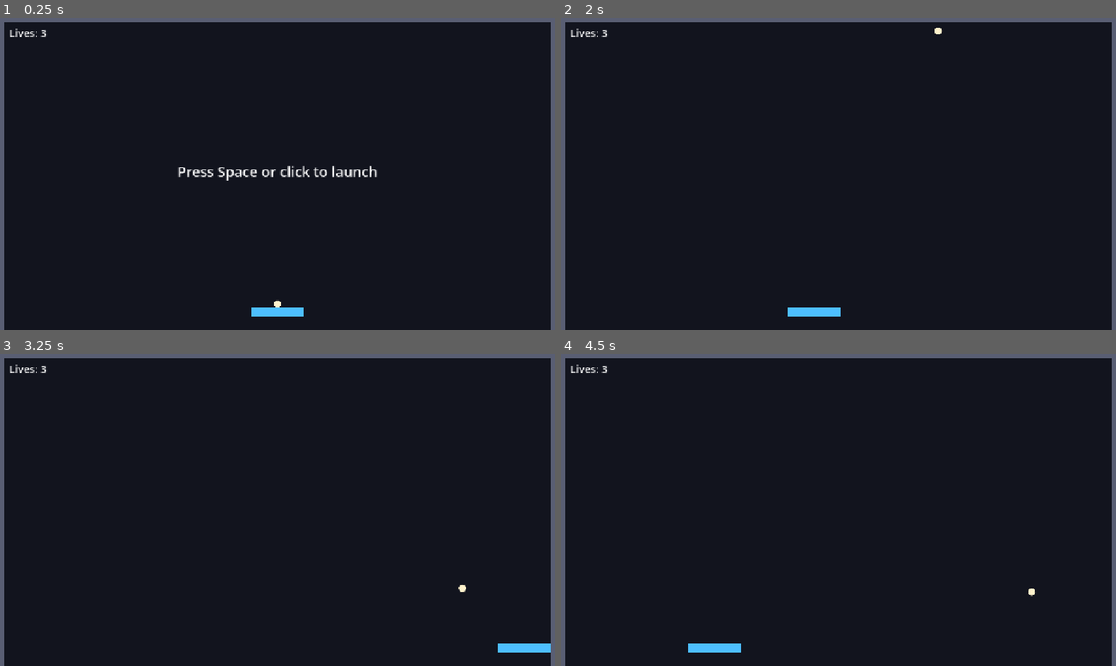
Above: before the commit, frames 1-4 (two rows, left to right).
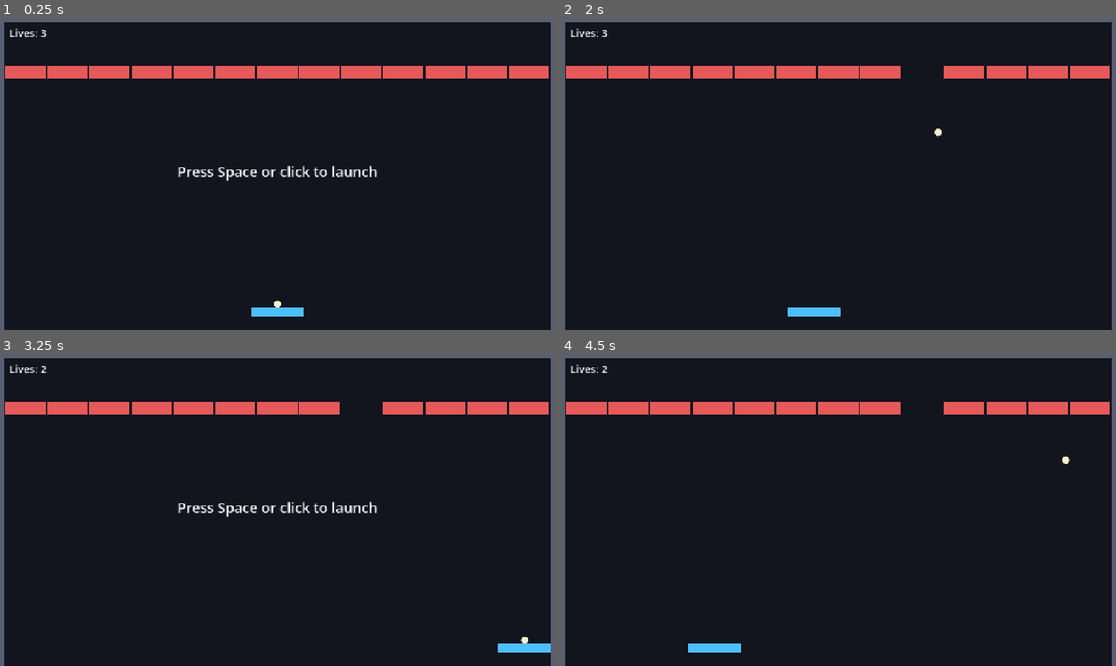
Above: after the commit, the same moments.

Repository: pero-grubac/brick-breaker
Game: Godot game, scene res://scenes/game/game.tscn
Same seed, same stepped clock (60 frames per second), same inputs: the game is played once before the commit and once after it.
Inputs (mouse positions are in pixels of both pictures, inside the frame that each line leads up to):
- Up to frame 1 (0.25 s): no input
- Up to frame 2 (2 s): tap Space (launch) at 0.5, 1.35 s; move the mouse to (960, 155) at 0.52 s; hold Right (move_right) 0.53-1.28 s; hold Space (launch) 0.53-1.28 s; move the mouse to (727, 186) at 1.27 s; hold Left (move_left) from 1.28 s (still down)
- Up to frame 3 (3.25 s): move the mouse to (333, 438) at 2.02 s; release Left (move_left) at 2.03 s; hold Space (launch) 2.03-2.78 s; hold Right (move_right) from 2.03 s (still down); move the mouse to (249, 572) at 2.77 s; tap Space (launch) at 2.85 s
- Up to frame 4 (4.5 s): tap Space (launch) at 3.5, 4.35 s; move the mouse to (1010, 553) at 3.52 s; release Right (move_right) at 3.53 s; hold Space (launch) 3.53-4.28 s; hold Left (move_left) from 3.53 s (still down); move the mouse to (666, 460) at 4.27 s

The runs differ from the first frame. In frame 1, 3.8% of the frame differs, in the area x 0-99%, y 15-20%; in frame 2, 3.6%; in frame 3, 4.1%, in the area x 0-99%, y 4-93%; in frame 4, 3.6%.

Commit message:
feat: bricks and level clear
Game places one row of bricks from code; breaking all of them clears
the level.

Diff:
--- a/autoload/event_bus.gd
+++ b/autoload/event_bus.gd
@@ -7,7 +7,7 @@
 ## silenced for each one.
 
 @warning_ignore("unused_signal")
-signal brick_destroyed(brick: Node2D)
+signal brick_destroyed(brick: Brick)
 
 @warning_ignore("unused_signal")
 signal ball_lost
--- /dev/null
+++ b/scenes/game/brick.gd
@@ -0,0 +1,43 @@
+class_name Brick
+extends StaticBody2D
+
+## A brick the ball can break. Announces its destruction on the EventBus and disappears.
+## Brick types (BrickType resources) replace the exported values in phase 2.
+
+@export var hp: int = 1
+@export var size: Vector2 = Vector2(90.0, 28.0):
+	set(value):
+		size = value
+		if is_node_ready():
+			_apply_size()
+@export var color: Color = Color(0.9, 0.4, 0.4)
+
+var _destroyed: bool = false
+
+@onready var _visual: ColorRect = $Visual
+@onready var _collision: CollisionShape2D = $CollisionShape2D
+
+
+func _ready() -> void:
+	_apply_size()
+
+
+## Called by the ball on collision.
+func hit(_ball: Ball) -> void:
+	if _destroyed:
+		return
+	hp -= 1
+	if hp > 0:
+		return
+	_destroyed = true
+	# Stop colliding right away; queue_free() only removes the node at the end of the frame.
+	collision_layer = 0
+	EventBus.brick_destroyed.emit(self)
+	queue_free()
+
+
+func _apply_size() -> void:
+	(_collision.shape as RectangleShape2D).size = size
+	_visual.size = size
+	_visual.position = -size / 2.0
+	_visual.color = color
--- /dev/null
+++ b/scenes/game/brick.tscn
@@ -0,0 +1,17 @@
+[gd_scene format=3]
+
+[ext_resource type="Script" path="res://scenes/game/brick.gd" id="1_brick"]
+
+[sub_resource type="RectangleShape2D" id="RectangleShape2D_brick"]
+resource_local_to_scene = true
+
+[node name="Brick" type="StaticBody2D"]
+collision_layer = 8
+collision_mask = 0
+script = ExtResource("1_brick")
+
+[node name="Visual" type="ColorRect" parent="."]
+mouse_filter = 2
+
+[node name="CollisionShape2D" type="CollisionShape2D" parent="."]
+shape = SubResource("RectangleShape2D_brick")
--- a/scenes/game/game.gd
+++ b/scenes/game/game.gd
@@ -1,12 +1,15 @@
 extends Node2D
 
-## Main game scene: owns the game state (serving, playing, game over) and the lives count.
-## The ball sits on the paddle until `launch`; losing the last ball costs a life.
+## Main game scene: owns the game state, the lives count and the bricks.
+## The ball sits on the paddle until `launch`; losing the last ball costs a life;
+## breaking every brick clears the level.
 
-enum State { SERVING, PLAYING, GAME_OVER }
+enum State { SERVING, PLAYING, GAME_OVER, LEVEL_CLEARED }
 
+const BRICK_SCENE: PackedScene = preload("res://scenes/game/brick.tscn")
 const MSG_SERVE := "Press Space or click to launch"
 const MSG_GAME_OVER := "Game over\nPress Space or click to restart"
+const MSG_LEVEL_CLEARED := "Level cleared!\nPress Space or click to play again"
 
 @export var starting_lives: int = 3
 ## Launch direction, in degrees from vertical (positive = to the right).
@@ -14,19 +17,41 @@
 ## Gap between the paddle top and the ball while serving.
 @export var serve_gap: float = 1.0
 
+@export_group("Play area")
+## Inner edges of the side walls.
+@export var play_left: float = 20.0
+@export var play_right: float = 1260.0
+
+@export_group("Bricks")
+## Hand-placed layout for phase 1; JSON levels replace this in phase 2.
+@export var brick_columns: int = 13
+@export var brick_rows: int = 1
+@export var brick_height: float = 28.0
+@export var brick_gap: float = 4.0
+## Y of the top edge of the first brick row.
+@export var bricks_top: float = 120.0
+@export var brick_row_colors: Array[Color] = [
+	Color(0.9, 0.35, 0.35), Color(0.95, 0.6, 0.3), Color(0.95, 0.85, 0.35),
+	Color(0.45, 0.8, 0.45), Color(0.35, 0.65, 0.95), Color(0.65, 0.45, 0.9),
+]
+
 var _state: State = State.SERVING
 var _lives: int = 0
 var _balls_in_play: Array[Ball] = []
+var _bricks_remaining: int = 0
 
 @onready var _paddle: Paddle = $Paddle
 @onready var _ball: Ball = $Ball
 @onready var _hud: Hud = $HUD
+@onready var _bricks: Node2D = $Bricks
 
 
 func _ready() -> void:
 	# Run after the paddle each physics tick, so a served ball follows the paddle's new position.
 	process_physics_priority = 1
 	_ball.exited_bottom.connect(_on_ball_exited_bottom)
+	EventBus.brick_destroyed.connect(_on_brick_destroyed)
+	_spawn_bricks()
 	_lives = starting_lives
 	EventBus.lives_changed.emit(_lives)
 	_serve()
@@ -43,8 +68,23 @@
 	match _state:
 		State.SERVING:
 			_launch()
-		State.GAME_OVER:
+		State.GAME_OVER, State.LEVEL_CLEARED:
 			get_tree().reload_current_scene()
+
+
+func _spawn_bricks() -> void:
+	var width := play_right - play_left
+	var brick_width := (width - brick_gap * (brick_columns + 1)) / brick_columns
+	for row in brick_rows:
+		var y := bricks_top + brick_height / 2.0 + row * (brick_height + brick_gap)
+		for col in brick_columns:
+			var brick: Brick = BRICK_SCENE.instantiate()
+			brick.size = Vector2(brick_width, brick_height)
+			brick.color = brick_row_colors[row % brick_row_colors.size()]
+			var x := play_left + brick_gap + brick_width / 2.0 + col * (brick_width + brick_gap)
+			brick.position = Vector2(x, y)
+			_bricks.add_child(brick)
+			_bricks_remaining += 1
 
 
 func _serve() -> void:
@@ -80,3 +120,15 @@
 		_state = State.GAME_OVER
 		EventBus.game_over.emit()
 		_hud.show_message(MSG_GAME_OVER)
+
+
+func _on_brick_destroyed(_brick: Brick) -> void:
+	_bricks_remaining -= 1
+	if _bricks_remaining > 0 or _state != State.PLAYING:
+		return
+	_state = State.LEVEL_CLEARED
+	for ball in _balls_in_play:
+		ball.stop()
+	_balls_in_play.clear()
+	EventBus.level_cleared.emit()
+	_hud.show_message(MSG_LEVEL_CLEARED)
--- a/scenes/game/game.tscn
+++ b/scenes/game/game.tscn
@@ -67,6 +67,8 @@
 mouse_filter = 2
 color = Color(0.35, 0.37, 0.45, 1)
 
+[node name="Bricks" type="Node2D" parent="."]
+
 [node name="Paddle" parent="." unique_id=1863437861 instance=ExtResource("1_7h61r")]
 position = Vector2(640, 680)
 min_x = 20.0
Not shown, added: scenes/game/brick.gd.uid
